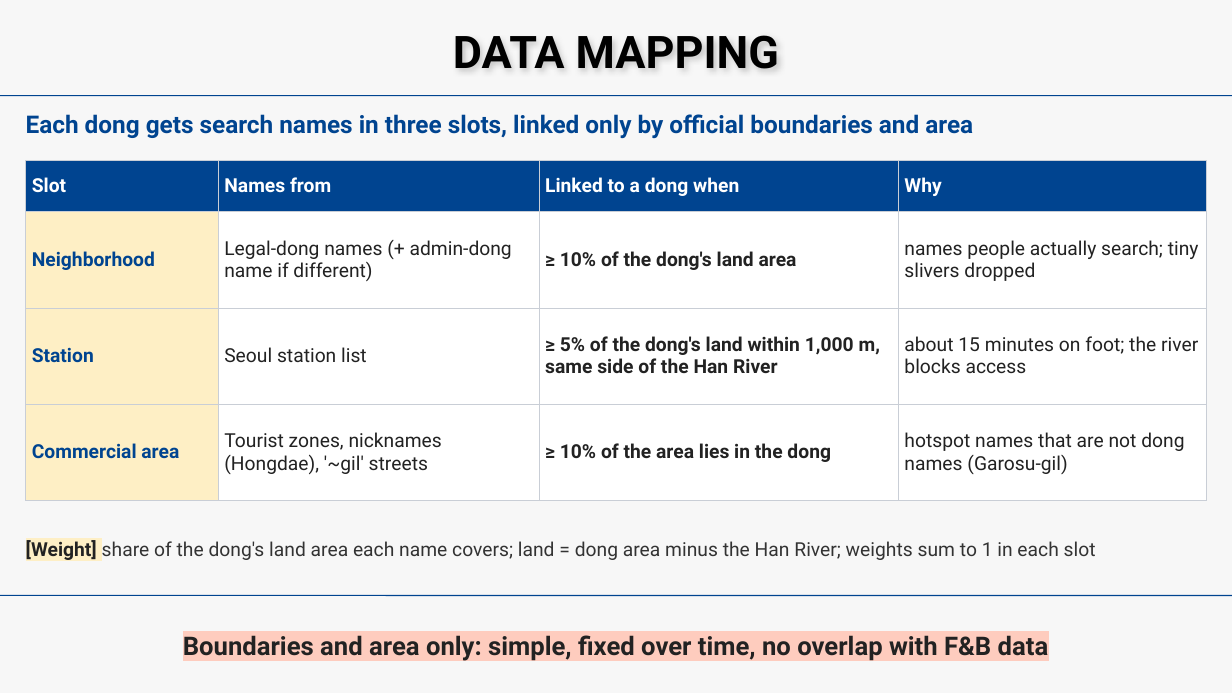
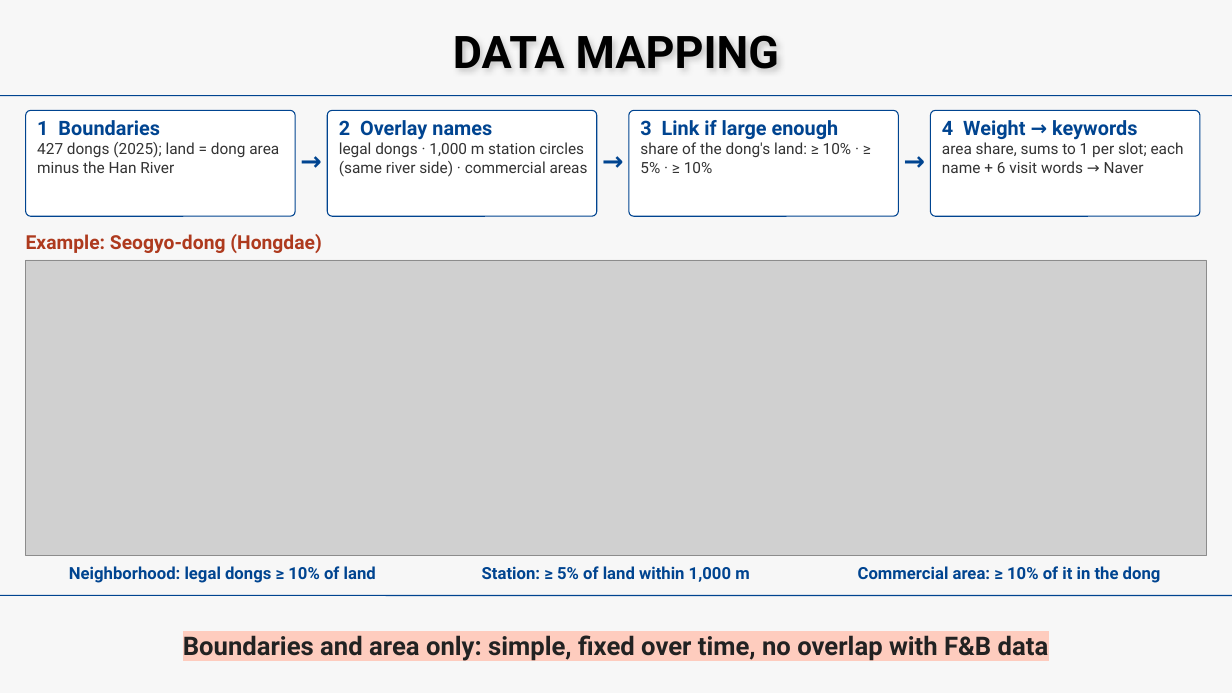
Before and after one commit to beblack127/HEAT, a slide deck: slide 1 of reports/gt_midterm/slides/HEAT_mapping_slide.pptx. Drawn at 1232x693 pixels with LibreOffice and Linux fonts; fonts in the diff are those of the drawing; grey boxes stand for pictures. Boxes give left, top, right and bottom in pixels: in the first picture for what was removed or moved away, otherwise in the second. Text is boxed around its words. In the diff, an @@ line names an element or a change of style, - is before the commit and + after.

```diff
--- a/reports/gt_midterm/slides/HEAT_mapping_slide.pptx
+++ b/reports/gt_midterm/slides/HEAT_mapping_slide.pptx
@@ text removed at <box>26,114,973,139</box> @@
-Each dong gets search names in three slots, linked only by official boundaries and area
@@ rounded rectangle added at <box>26,110,296,216</box>, fill #FFFFFF, outline #004490 1.25 pt @@
@@ rounded rectangle added at <box>327,110,597,216</box>, fill #FFFFFF, outline #004490 1.25 pt @@
@@ rounded rectangle added at <box>629,110,899,216</box>, fill #FFFFFF, outline #004490 1.25 pt @@
@@ rounded rectangle added at <box>930,110,1200,216</box>, fill #FFFFFF, outline #004490 1.25 pt @@
@@ text added at <box>37,120,279,173</box>, 18 pt, text #333333 @@
+1 Boundaries
+427 dongs (2025); land = dong area minus the Han River
@@ text added at <box>296,141,326,179</box>, 30 pt, text #004490, bold @@
+→
@@ text added at <box>339,120,588,177</box>, 18 pt, text #333333 @@
+2 Overlay names
+legal dongs · 1,000 m station circles (same river side) · commercial areas
@@ text added at <box>598,141,628,179</box>, 30 pt, text #004490, bold @@
+→
@@ text added at <box>640,120,852,173</box>, 18 pt, text #333333 @@
+3 Link if large enough
+share of the dong's land: ≥ 10% · ≥ 5% · ≥ 10%
@@ text added at <box>899,141,929,179</box>, 30 pt, text #004490, bold @@
+→
@@ text added at <box>942,120,1184,173</box>, 18 pt, text #333333 @@
+4 Weight → keywords
+area share, sums to 1 per slot; each name + 6 visit words → Naver
@@ table removed at <box>26,160,1206,478</box>, 4 rows, 4 columns @@
-Slot | Names from | Linked to a dong when | Why
-Neighborhood | Legal-dong names (+ admin-dong name if different) | ≥ 10% of the dong's land area | names people actually search; tiny slivers dropped
-Station | Seoul station list | ≥ 5% of the dong's land within 1,000 m, same side of the Han River | about 15 minutes on foot; the river blocks access
-Commercial area | Tourist zones, nicknames (Hongdae), '~gil' streets | ≥ 10% of the area lies in the dong | hotspot names that are not dong names (Garosu-gil)
@@ text added at <box>26,234,322,253</box>, 22.5 pt, text #AE3A1E, bold @@
+Example: Seogyo-dong (Hongdae)
@@ picture added at <box>26,260,1207,556</box> @@
@@ text removed at <box>26,540,1096,560</box> @@
-[Weight] share of the dong's land area each name covers; land = dong area minus the Han River; weights sum to 1 in each slot
@@ text added at <box>69,566,376,583</box>, 19.5 pt, text #004490, bold @@
+Neighborhood: legal dongs ≥ 10% of land
@@ text added at <box>482,566,749,582</box>, 19.5 pt, text #004490, bold @@
+Station: ≥ 5% of land within 1,000 m
@@ text added at <box>858,566,1161,583</box>, 19.5 pt, text #004490, bold @@
+Commercial area: ≥ 10% of it in the dong
```
Also in this commit, not shown: 5 other files.
